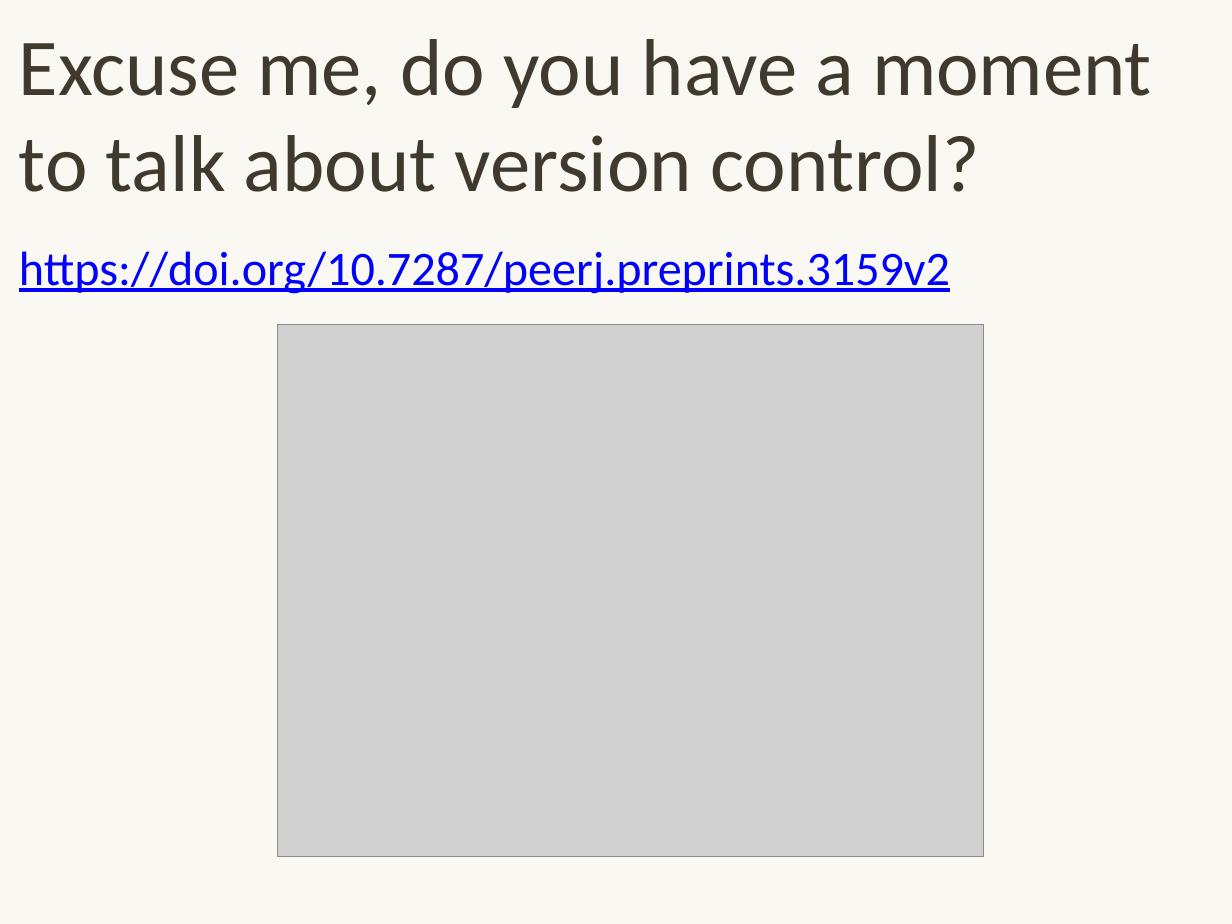
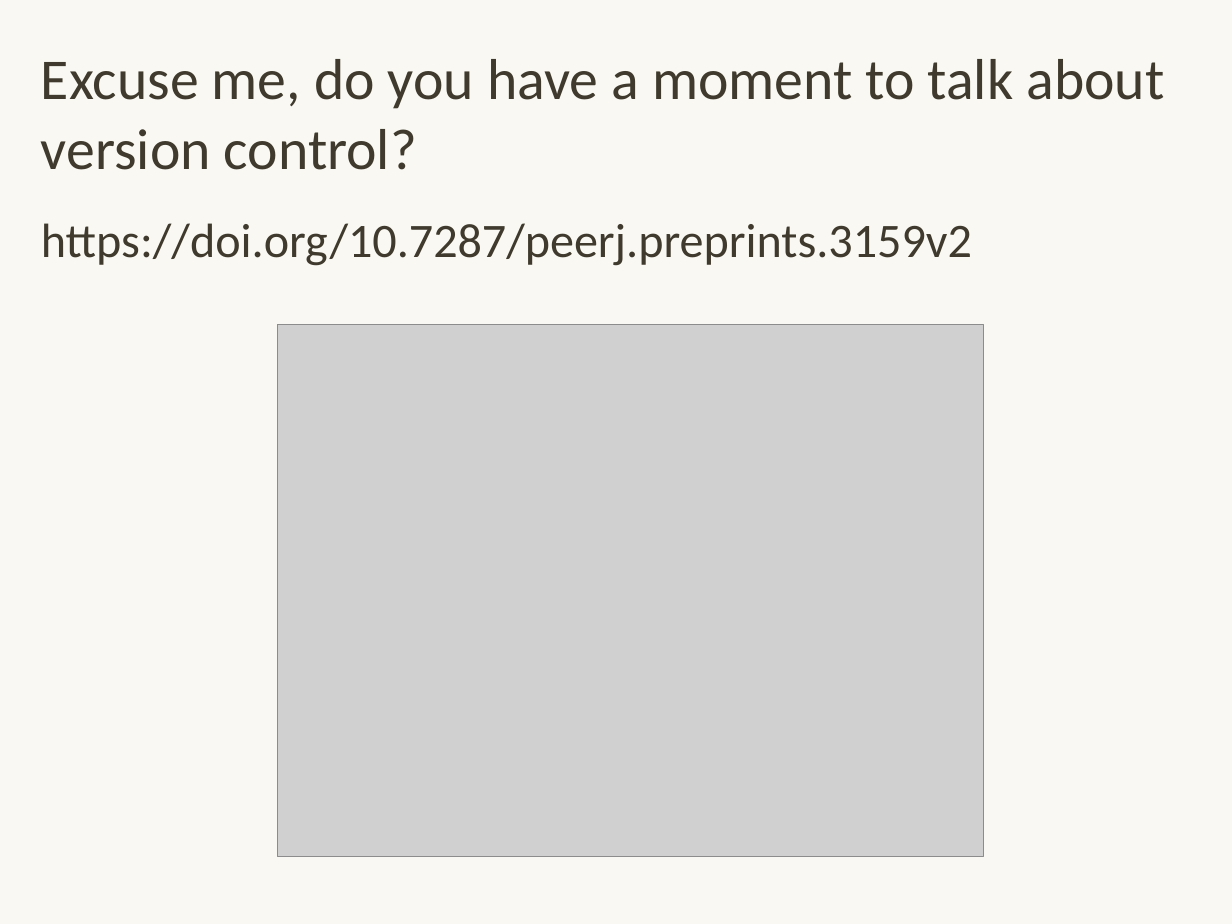
Before and after one commit to forwards/workshops, a slide deck: slide 4 of slides-pptx/2b-github.pptx. Drawn at 1232x924 pixels with LibreOffice and Linux fonts; fonts in the diff are those of the drawing; grey boxes stand for pictures. Boxes give left, top, right and bottom in pixels: in the first picture for what was removed or moved away, otherwise in the second. Text is boxed around its words. In the diff, an @@ line names an element or a change of style, - is before the commit and + after.

```diff
--- a/slides-pptx/2b-github.pptx
+++ b/slides-pptx/2b-github.pptx
@@ text "Excuse me, do you have ...": place and size @@
-text "Excuse me, do you have ..." at <box>19,39,1152,294</box>
+text "Excuse me, do you have ..." at <box>41,59,1164,266</box>
@@ text "Excuse me, do you have ..." at <box>41,59,1164,266</box>: size 67 to 48 pt in "Excuse me, do you have a moment ..."; text colour #0000FF to #3F3A2D, underline off in "https://doi.org/10.7287/peerj.preprints.3159v2" @@
```
Also in this commit, not shown: 4 other slides changed, 1 slide added, 13 other files.
